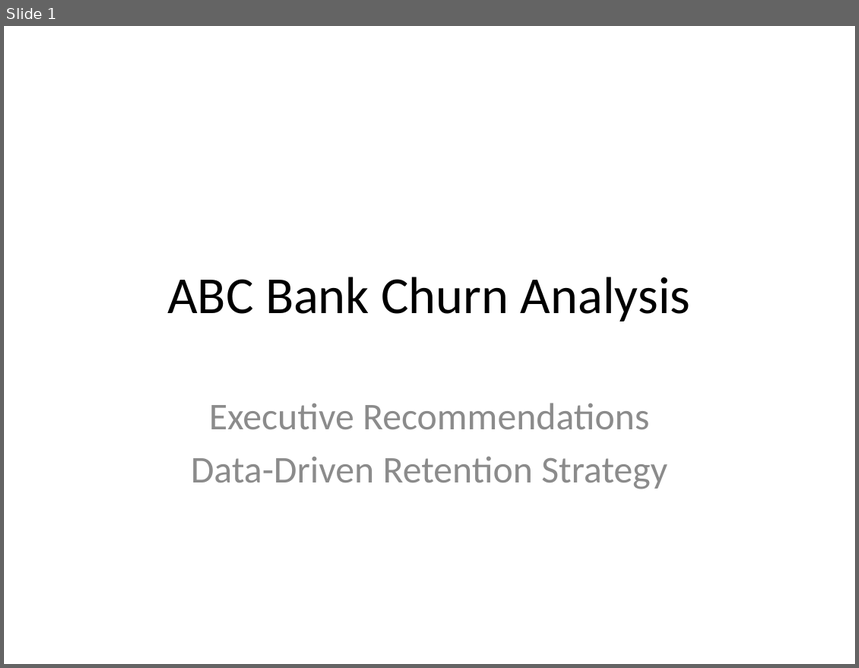
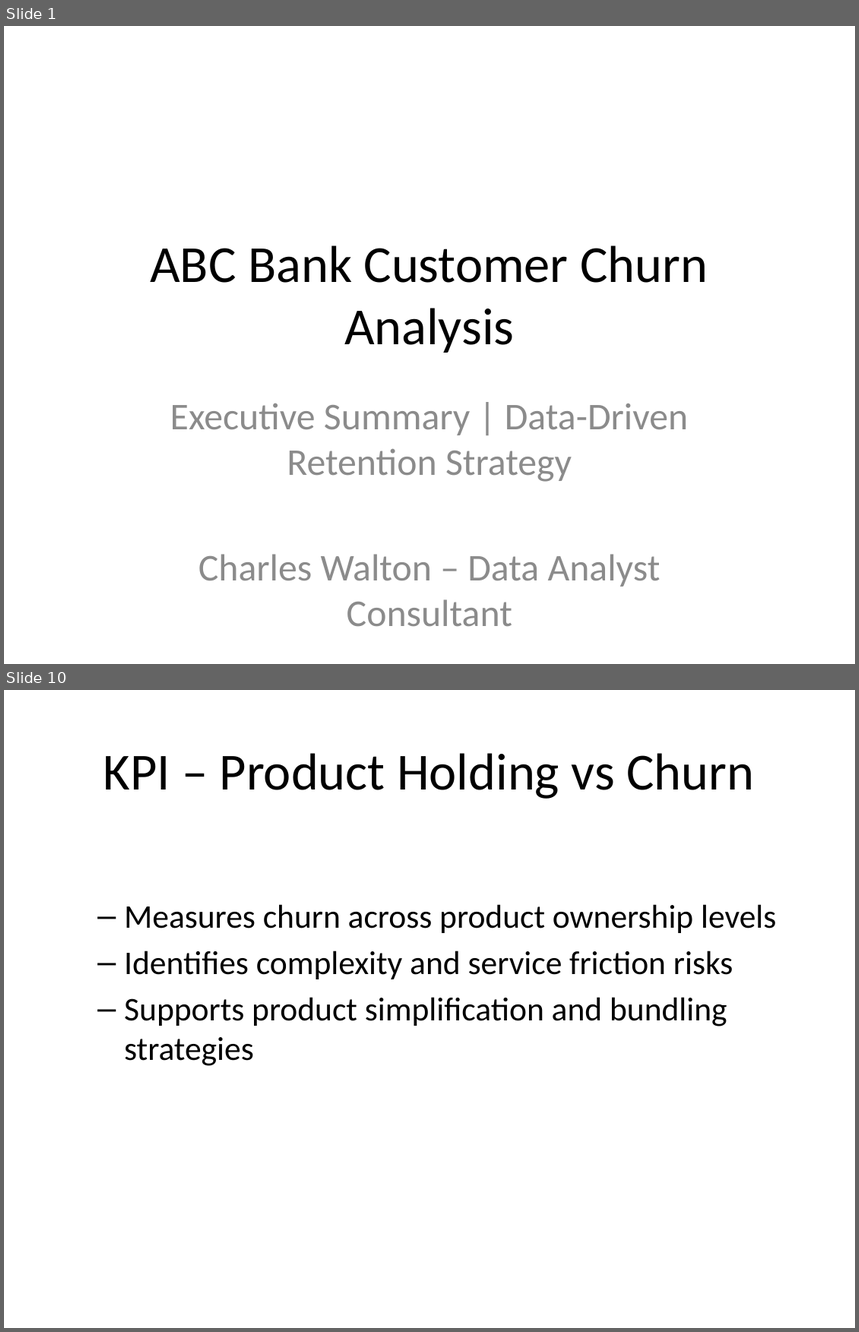
Before and after one commit to cwalton133/abc-bank-churn-analysis, a slide deck: slides/ABC_Bank_Churn_Recommendations.pptx. Shown one above the other, each under a label of ours: slide 1 before the commit, slides 1 and 10 after it; the slides between them are not shown. The pictures are 859x668 and 859x1332 pixels, drawn with LibreOffice and Linux fonts; fonts in the diff are those of the drawing. Boxes give left, top, right and bottom in pixels: in the first picture for what was removed or moved away, otherwise in the second. Text is boxed around its words. In the diff, an @@ line names an element or a change of style, - is before the commit and + after.

```diff
--- a/slides/ABC_Bank_Churn_Recommendations.pptx
+++ b/slides/ABC_Bank_Churn_Recommendations.pptx
@@ slide 10 added at (x1=4, y1=690, x2=855, y2=1328), background #FFFFFF @@
@@ title added at (x1=104, y1=753, x2=754, y2=799), 44 pt, text #000000 @@
+KPI – Product Holding vs Churn
@@ text added at (x1=124, y1=904, x2=776, y2=1066), 28 pt, text #000000 @@
+  – Measures churn across product ownership levels
+  – Identifies complexity and service friction risks
+  – Supports product simplification and bundling strategies
@@ slide 1 changed as well @@
@@ title at (x1=150, y1=246, x2=708, y2=353): text changed @@
-ABC Bank Churn Analysis
+ABC Bank Customer Churn Analysis
@@ subtitle at (x1=170, y1=404, x2=688, y2=626): text changed @@
-Executive Recommendations
-Data-Driven Retention Strategy
+Executive Summary | Data-Driven Retention Strategy
+Charles Walton – Data Analyst Consultant
```
Also in this commit, not shown: 3 other slides changed, 5 other slides added, 6 slides removed.
